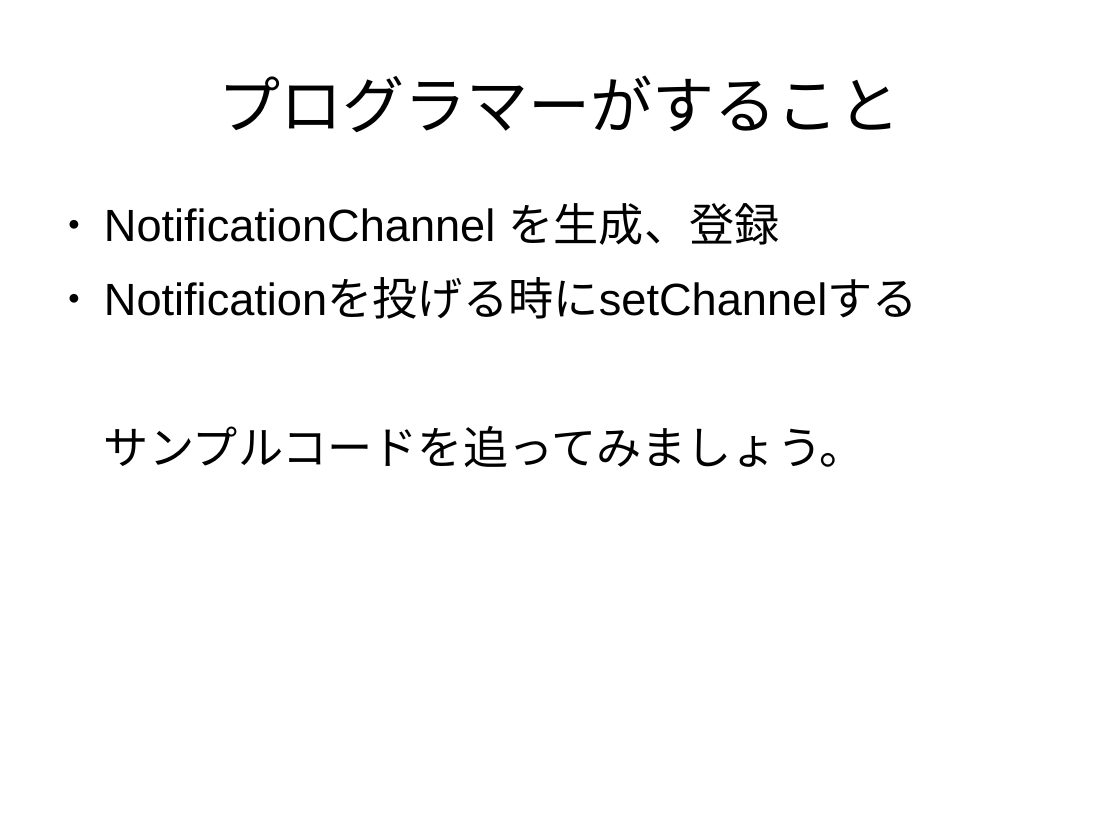
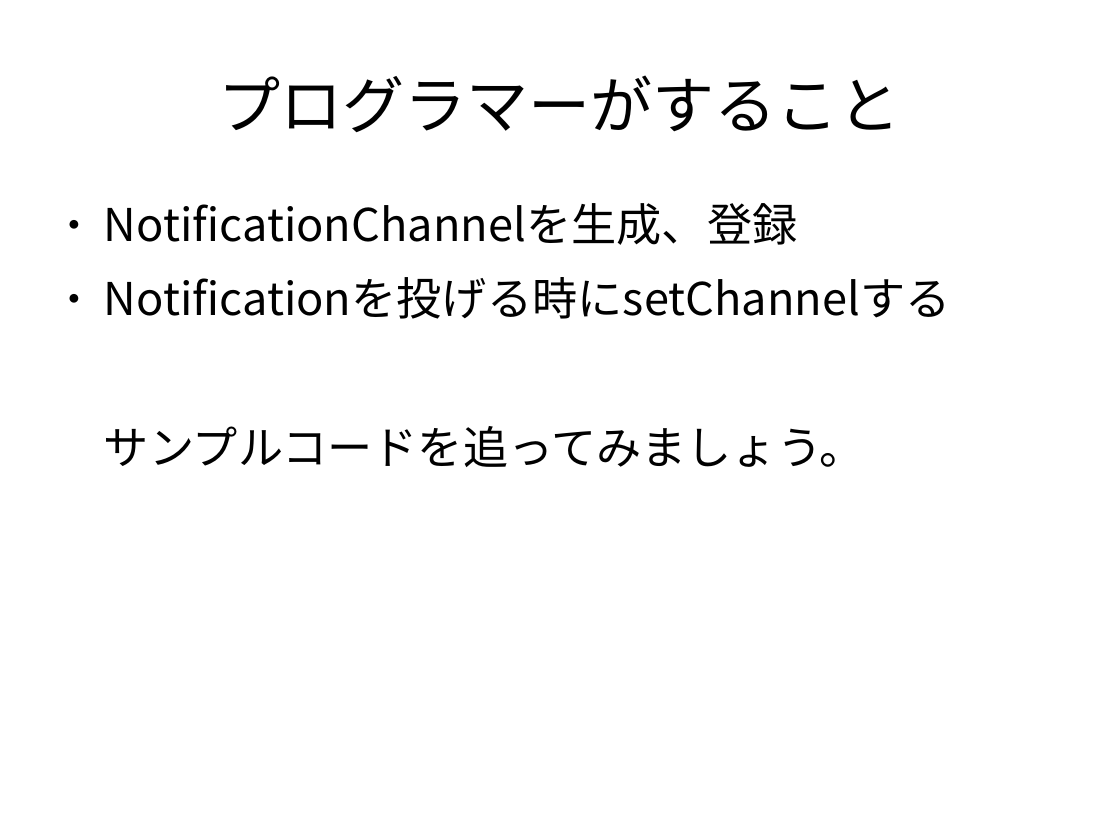
Before and after one commit to tmhouse/TestNotificationChannelSample, a slide deck: slide 5 of NotificationChannelについて.odp. Drawn at 1120x840 pixels with LibreOffice and Linux fonts; fonts in the diff are those of the drawing. Boxes give left, top, right and bottom in pixels: in the first picture for what was removed or moved away, otherwise in the second. Text is boxed around its words. In the diff, an @@ line names an element or a change of style, - is before the commit and + after.

```diff
--- a/NotificationChannelについて.odp
+++ b/NotificationChannelについて.odp
@@ text at [104, 203, 797, 245]: text changed; font Arial to Noto Sans CJK JP @@
-● NotificationChannel を生成、登録
+● NotificationChannelを生成、登録
@@ text at [104, 277, 951, 467]: font Arial to Noto Sans CJK JP in "Notificationを投げる時にsetChannelする", "サンプルコードを追ってみましょう。" @@
```
Also in this commit, not shown: 14 other slides changed, 5 slides added, 2 slides removed.
